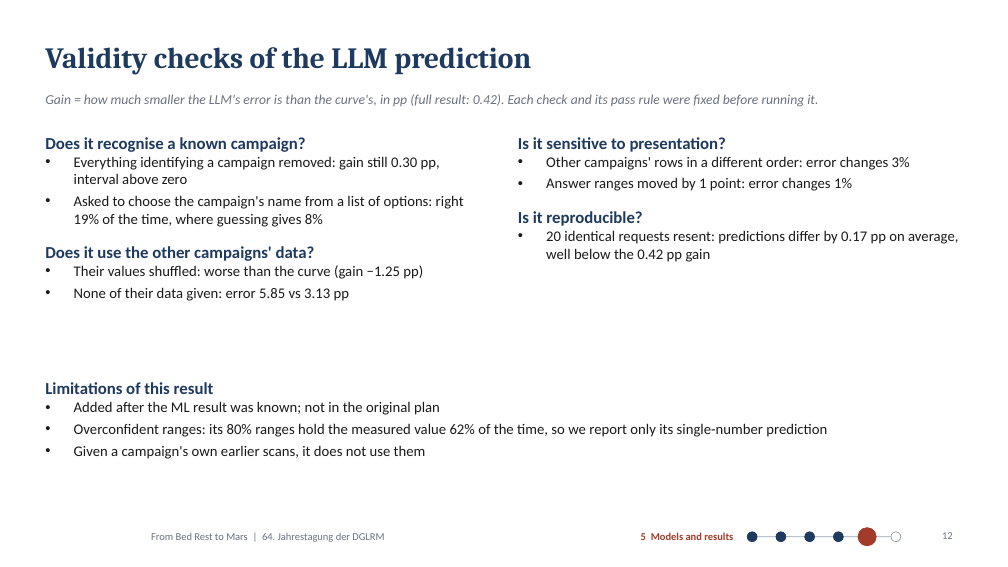
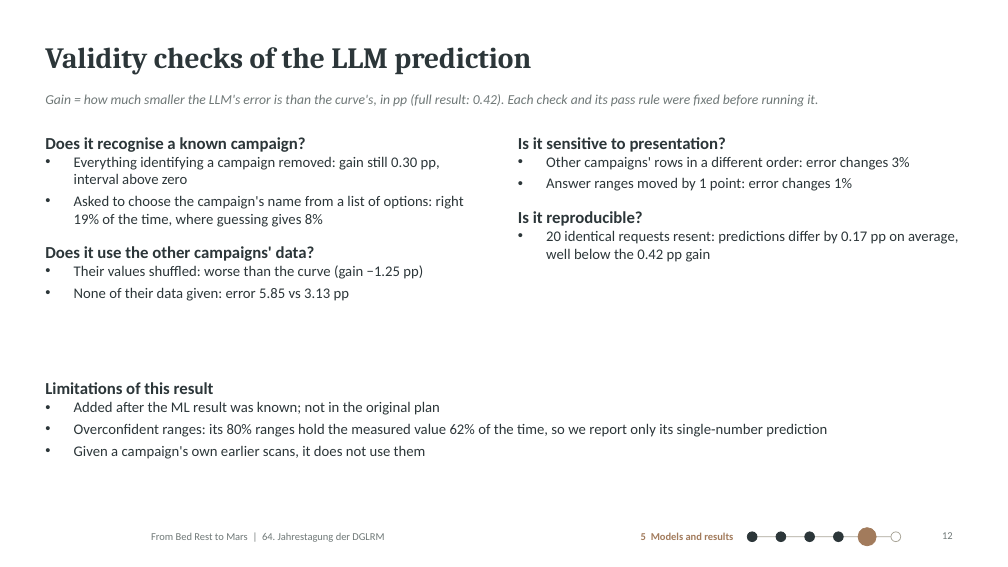
Before and after one commit to MiladBahariQaragoz/BedrestToMars, a slide deck: slide 12 of presentation/bed-rest-to-mars-talk.pptx. Drawn at 1008x567 pixels with LibreOffice and Linux fonts; fonts in the diff are those of the drawing; background and template pictures are left out. Boxes give left, top, right and bottom in pixels: in the first picture for what was removed or moved away, otherwise in the second. Text is boxed around its words. In the diff, an @@ line names an element or a change of style, - is before the commit and + after.

```diff
--- a/presentation/bed-rest-to-mars-talk.pptx
+++ b/presentation/bed-rest-to-mars-talk.pptx
@@ title "Validity checks of the LLM ..." at [45, 47, 531, 75]: text colour #1F3A5F to #2C3639 @@
@@ text "Does it recognise a known ..." at [45, 137, 464, 301]: text colour #1F3A5F to #2C3639 in "Does it recognise a known campaign?", "Does it use the other campaigns' data?"; text colour #1A1A1A to #2C3639 in "Everything identifying a campaign removed: gain still ...", "Asked to choose the campaign's name from ...", "Their values shuffled: worse than the curve ...", "None of their data given: error 5.85 ..." @@
@@ text "Is it sensitive to presentation?" at [518, 137, 958, 262]: text colour #1F3A5F to #2C3639 in "Is it sensitive to presentation?", "Is it reproducible?"; text colour #1A1A1A to #2C3639 in "Other campaigns' rows in a different order: ...", "Answer ranges moved by 1 point: error ...", "20 identical requests resent: predictions differ by ..." @@
@@ text "Limitations of this result" at [45, 382, 827, 459]: text colour #1F3A5F to #2C3639 in "Limitations of this result"; text colour #1A1A1A to #2C3639 in "Added after the ML result was known; ...", "Overconfident ranges: its 80% ranges hold the ...", "Given a campaign's own earlier scans, it ..." @@
@@ text "5 Models and results" at [641, 532, 733, 540]: text colour #A23B2A to #A27B5C @@
@@ line (752, 537) - (896, 537): stroke #9AA3AE 0.75 pt to #A9A598 0.75 pt @@
@@ fill #1F3A5F to #2C3639; outline #1F3A5F 0.75 pt to #2C3639 0.75 pt in 4 elements at [747, 532, 757, 542], [777, 532, 786, 542], [805, 532, 814, 542], [834, 532, 844, 542] @@
@@ ellipse at [858, 528, 876, 546]: fill #A23B2A to #A27B5C; outline #A23B2A 0.75 pt to #A27B5C 0.75 pt @@
@@ ellipse at [892, 532, 901, 542]: outline #9AA3AE 0.75 pt to #A9A598 0.75 pt @@
```
Also in this commit, not shown: 17 other slides changed, 12 other files.
